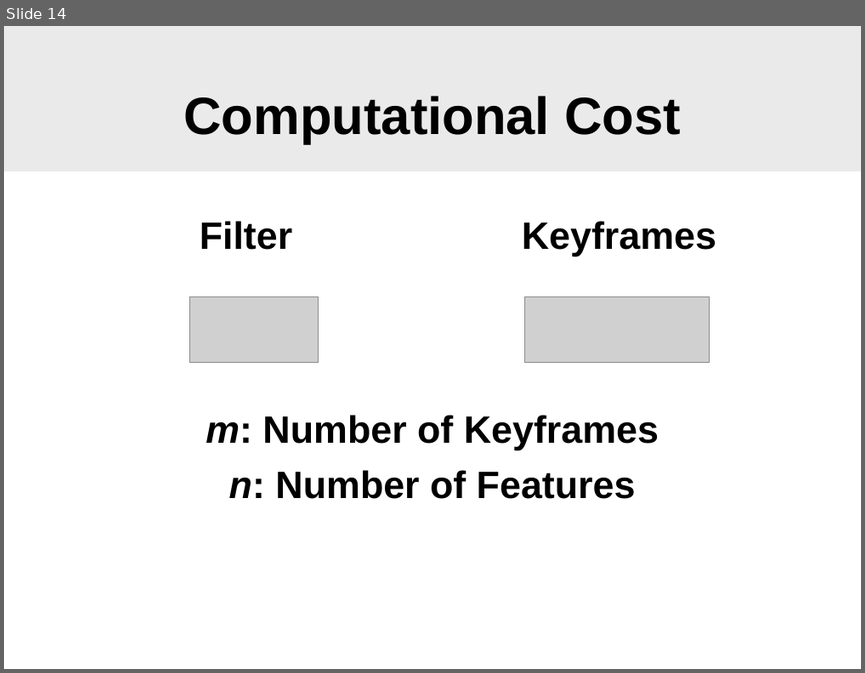
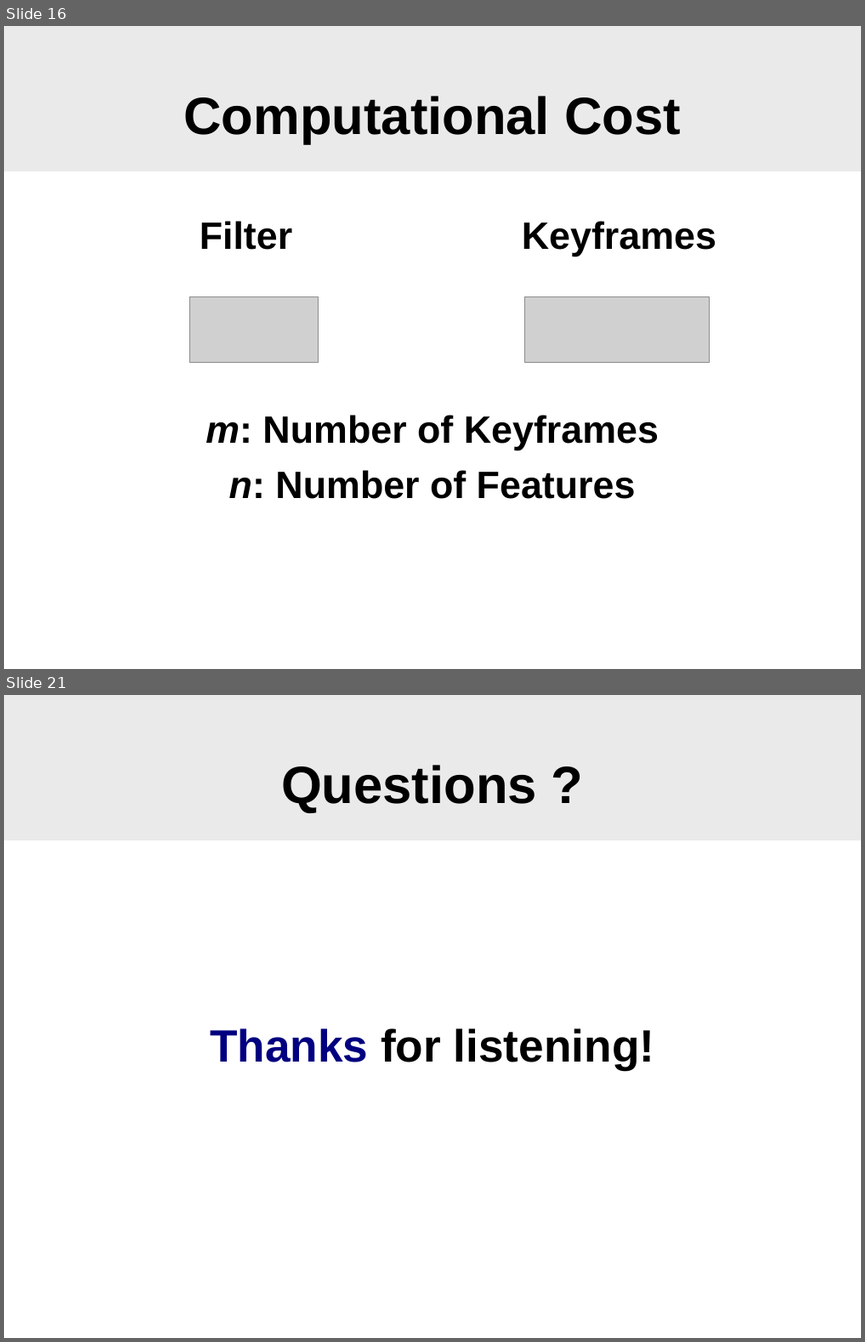
Before and after one commit to SgtPepper123/ICP_3dPhoto, a slide deck: slam/WhyFilter.odp. Shown one above the other, each under a label of ours: slide 14 before the commit, slides 16 and 21 after it; the slides between them are not shown. The pictures are 865x673 and 865x1342 pixels, drawn with LibreOffice and Linux fonts; fonts in the diff are those of the drawing; grey boxes stand for pictures; background and template pictures are left out. Boxes give left, top, right and bottom in pixels: in the first picture for what was removed or moved away, otherwise in the second. Text is boxed around its words. In the diff, an @@ line names an element or a change of style, - is before the commit and + after.

```diff
--- a/slam/WhyFilter.odp
+++ b/slam/WhyFilter.odp
@@ slide 21 added at (4, 695, 861, 1338), background #FFFFFF; not listed: 1 template element that a slide beside it also shows @@
@@ title added at (281, 765, 537, 813), 44 pt, text #000000, bold @@
+Questions ?
@@ subtitle added at (210, 1028, 654, 1070), 38 pt, text #000000, bold @@
+Thanks for listening!
@@ what was slide 14 is now slide 16 @@
```
Also in this commit, not shown: 2 slides changed, 5 other slides added, 2 slides removed.
